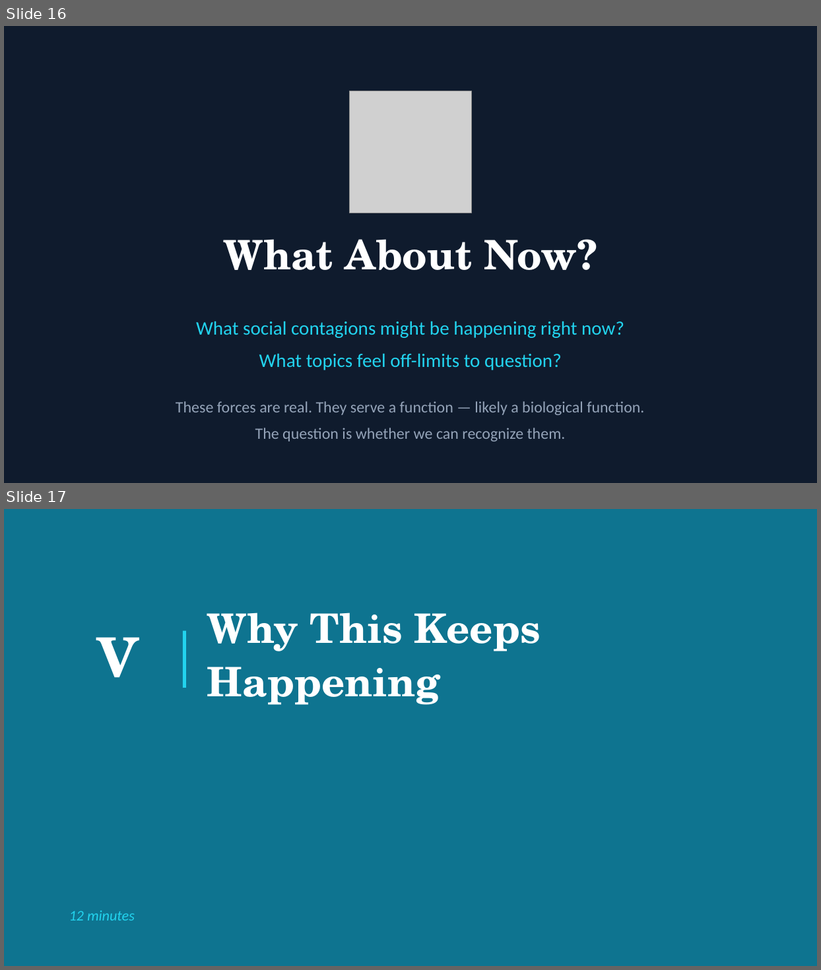
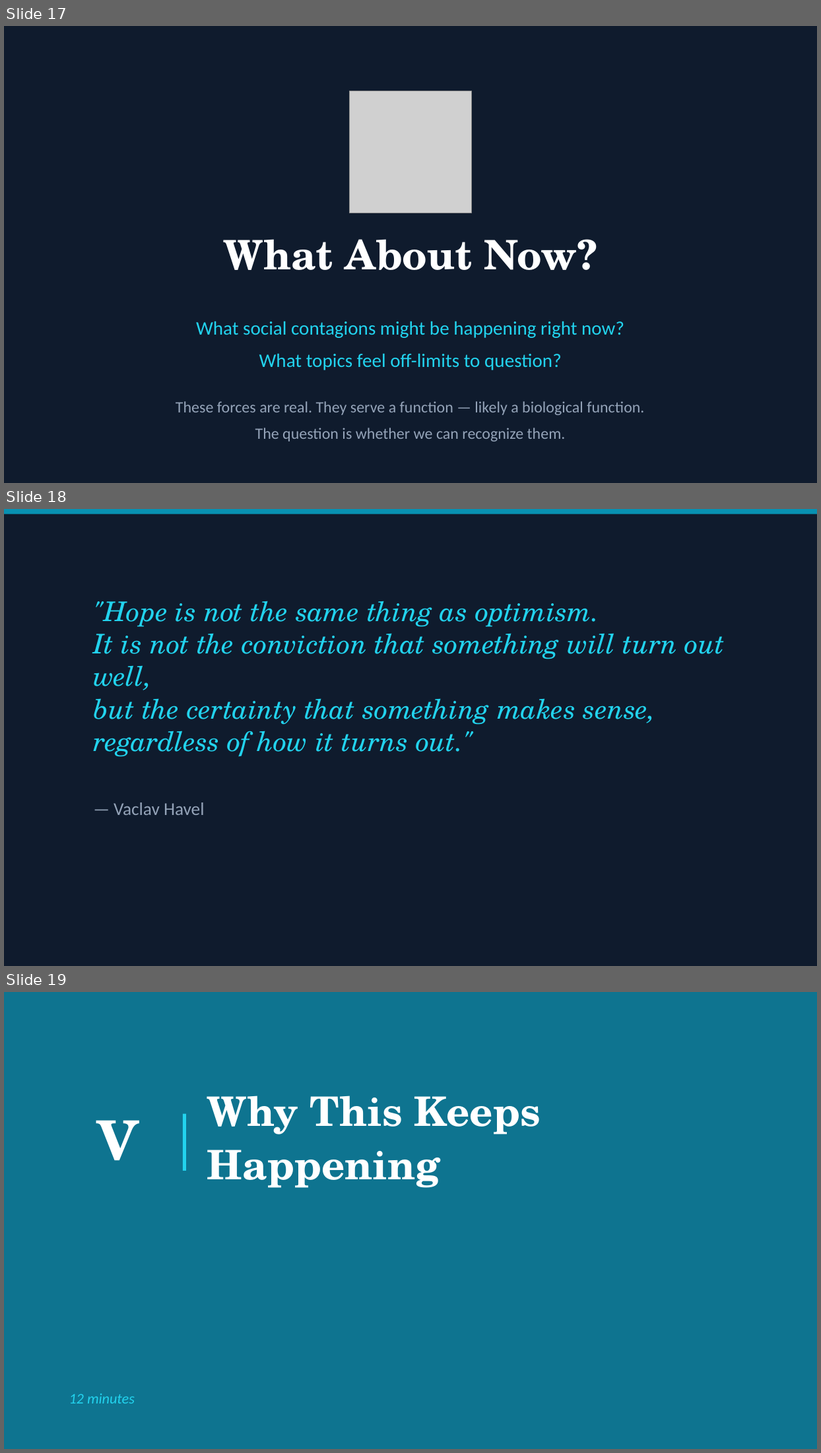
Before and after one commit to patrickkidd/ffrn-2026, a slide deck: 1-WHY_FAMILY/1-Why-Family.pptx. Shown one above the other, each under a label of ours: slides 16 and 17 before the commit, slides 17, 18 and 19 after it. The pictures are 821x970 and 821x1453 pixels, drawn with LibreOffice and Linux fonts; fonts in the diff are those of the drawing; grey boxes stand for pictures. Boxes give left, top, right and bottom in pixels: in the first picture for what was removed or moved away, otherwise in the second. Text is boxed around its words. In the diff, an @@ line names an element or a change of style, - is before the commit and + after.

```diff
--- a/1-WHY_FAMILY/1-Why-Family.pptx
+++ b/1-WHY_FAMILY/1-Why-Family.pptx
@@ slide 18 added at box(4, 509, 817, 966), background #0F1B2D @@
@@ rectangle added at box(4, 509, 817, 514), fill #0891B2 @@
@@ text added at box(93, 601, 725, 757), 24 pt, text #22D3EE, italic @@
+"Hope is not the same thing as optimism.
+It is not the conviction that something will turn out well,
+but the certainty that something makes sense,
+regardless of how it turns out."
@@ text added at box(114, 803, 204, 815), 16 pt, text #94A3B8 @@
+— Vaclav Havel
@@ what was slide 16 is now slide 17 @@
@@ what was slide 17 is now slide 19 @@
```
Also in this commit, not shown: 5 other slides added, 12 other files.
